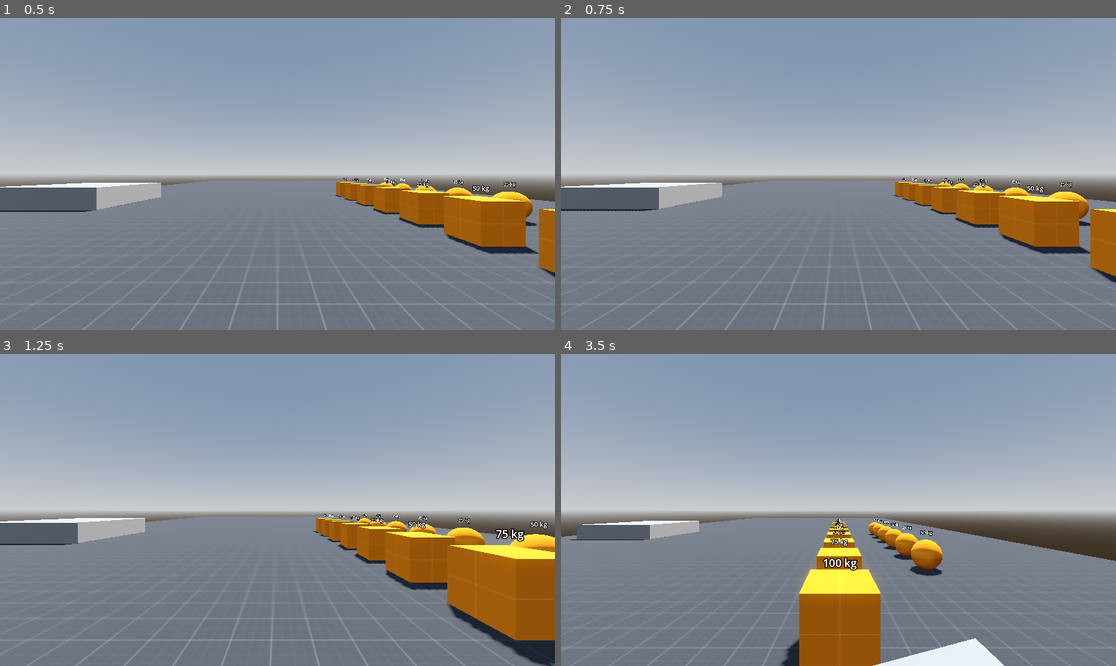
Above: before the commit, frames 1-4 (two rows, left to right).
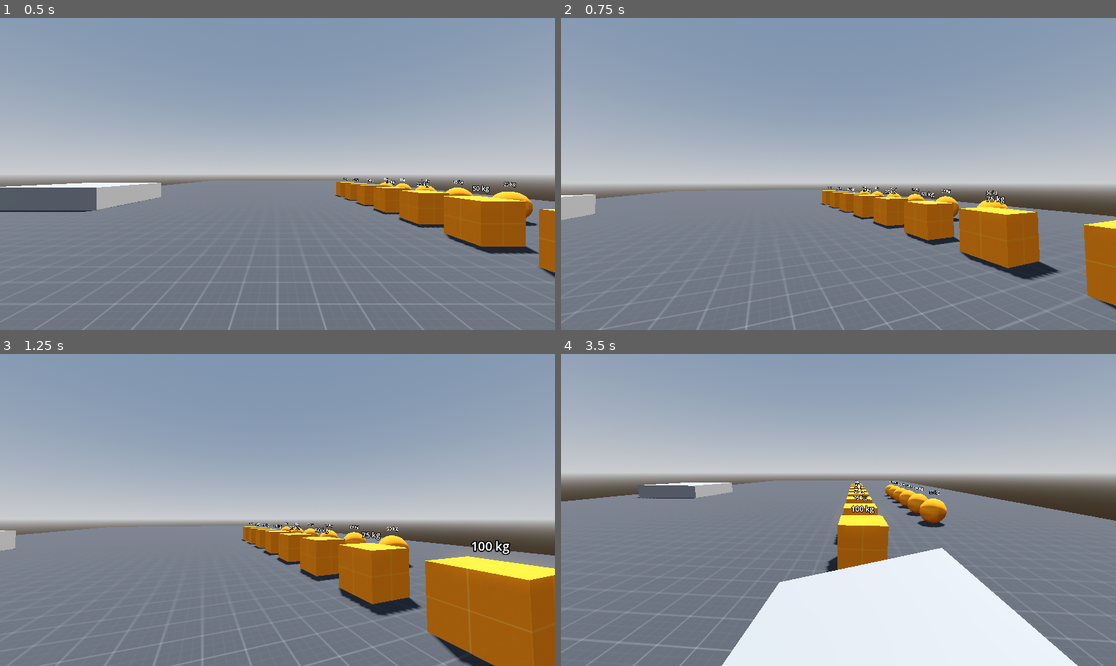
Above: after the commit, the same moments.

Repository: PurportedFish/godot-rigid-character-body-3d
Game: Godot game, scene res://example/test_range.tscn
Two runs of this game, one before a commit and one after it. Both use one fixed random seed, a clock stepped at 60 frames per second and the inputs below.
Inputs (mouse positions are in pixels of both pictures, inside the frame that each line leads up to):
- Up to frame 1 (0.5 s): no input
- Up to frame 2 (0.75 s): tap Enter at 0.5 s; move the mouse to (960, 158) at 0.52 s; hold Right (ui_right) from 0.53 s (still down)
- Up to frame 3 (1.25 s): keep holding Right (ui_right)
- Up to frame 4 (3.5 s): move the mouse to (727, 525) at 1.27 s; release Right (ui_right) at 1.28 s; hold Down (ui_down) 1.28-2.03 s; move the mouse to (894, 441) at 2.02 s; hold Right (ui_right) 2.03-2.78 s; move the mouse to (810, 572) at 2.77 s; hold Up (ui_up) from 2.78 s (still down)

Frame 1 is identical in both runs. In frame 2, 15% of the frame differs, in the area x 0-100%, y 50-100%; in frame 3, 18%; in frame 4, 43%, in the area x 0-100%, y 25-100%.

Commit message:
Add camera control for example_player scene

Diff:
--- a/example/example_player.gd
+++ b/example/example_player.gd
@@ -3,15 +3,19 @@
 
 const SPEED: float = 5.0
 
+@onready var body: Node3D = $Body
+@onready var head: Node3D = $Body/Head
+
 
 func _ready() -> void:
 	super()
 	mass = 60.0
+	Input.set_mouse_mode(Input.MOUSE_MODE_CAPTURED)
 
 
 func _physics_process(_delta: float) -> void:
 	var input_dir: Vector2 = Input.get_vector("ui_left", "ui_right", "ui_up", "ui_down")
-	var direction: Vector3 = (basis * Vector3(input_dir.x, 0.0, input_dir.y)).normalized()
+	var direction: Vector3 = (body.basis * Vector3(input_dir.x, 0.0, input_dir.y)).normalized()
 
 	if direction:
 		linear_damp = 0.0
@@ -22,6 +26,11 @@
 		target_velocity.x = 0.0
 		target_velocity.z = 0.0
 
-	print(direction.z)
+	move_and_slide()
 
-	move_and_slide()
+
+func _input(event: InputEvent) -> void:
+	if event is InputEventMouseMotion:
+		body.rotate_y(-deg_to_rad(event.relative.x * 0.08))
+		head.rotate_x(-deg_to_rad(event.relative.y * 0.08))
+		head.rotation.x = clampf(head.rotation.x, deg_to_rad(-90), deg_to_rad(90))
--- a/example/example_player.tscn
+++ b/example/example_player.tscn
@@ -14,5 +14,9 @@
 transform = Transform3D(1, 0, 0, 0, 1, 0, 0, 0, 1, 0, 0.85, 0)
 shape = SubResource("CapsuleShape3D_uwhgk")
 
-[node name="Camera3D" type="Camera3D" parent="."]
+[node name="Body" type="Node3D" parent="."]
+
+[node name="Head" type="Node3D" parent="Body"]
 transform = Transform3D(1, 0, 0, 0, 1, 0, 0, 0, 1, 0, 1.6, 0)
+
+[node name="Camera3D" type="Camera3D" parent="Body/Head"]
